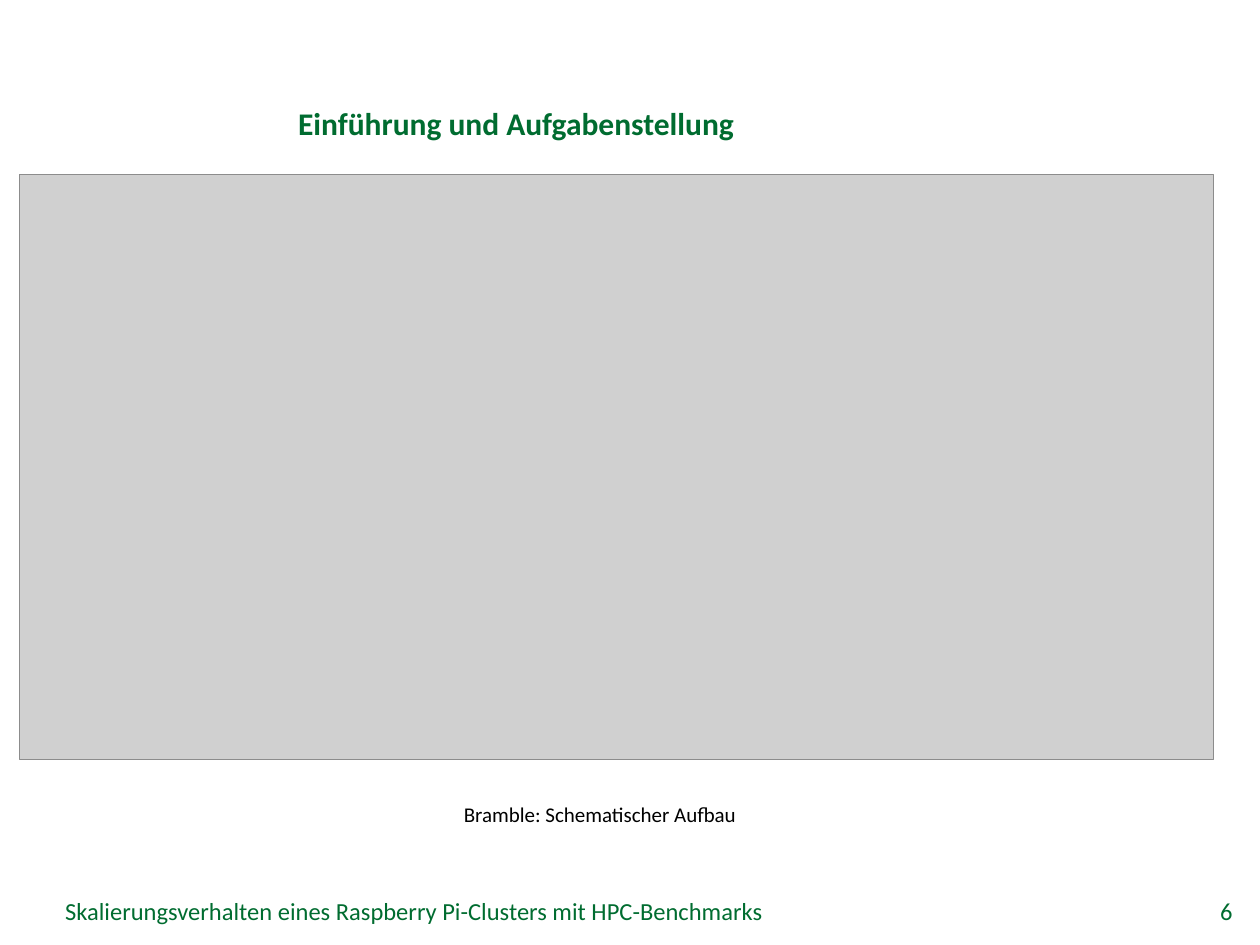
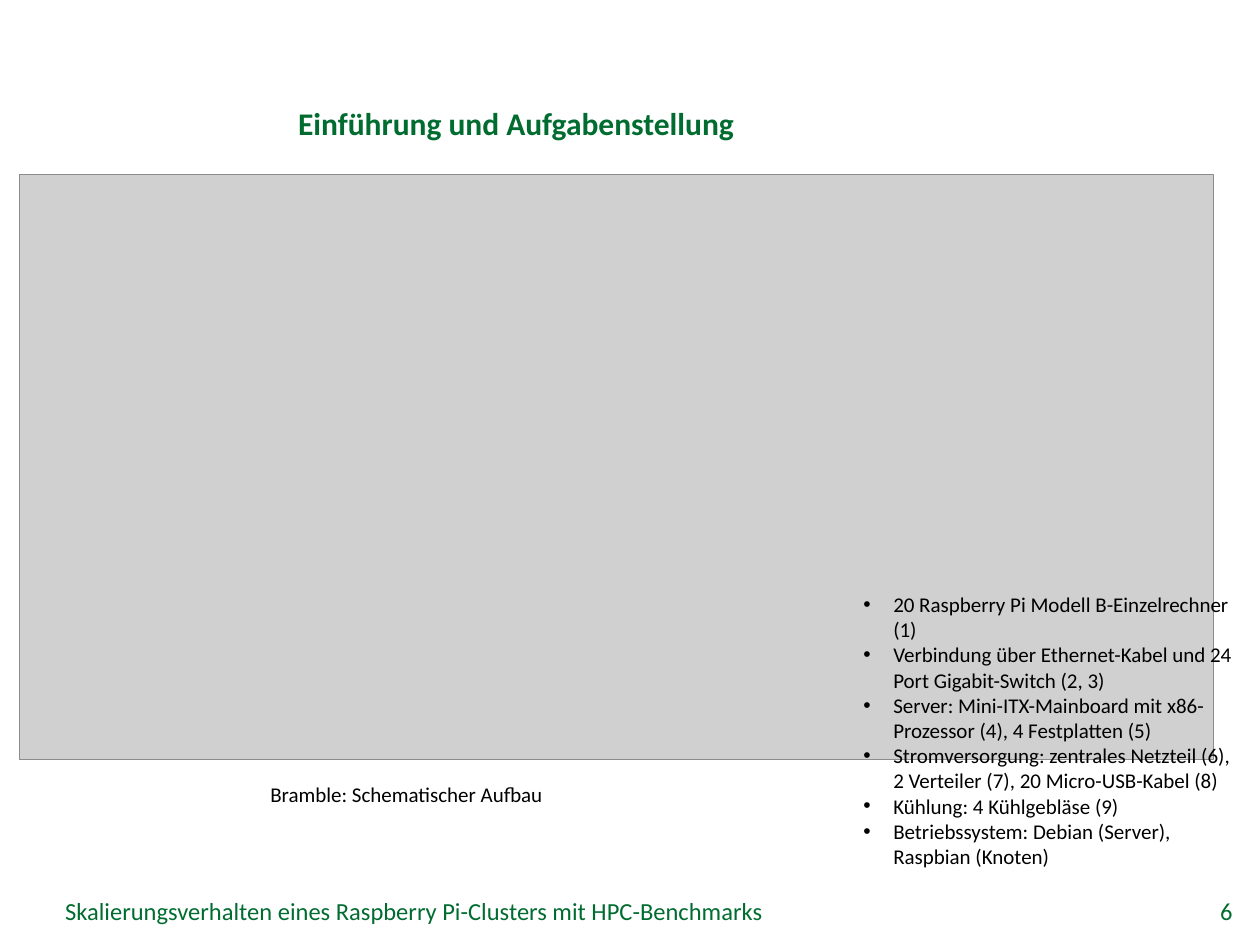
Before and after one commit to missgreenwood/bachelor-arbeit, a slide deck: slide 6 of Disputation/grei14.pptx. Drawn at 1260x945 pixels with LibreOffice and Linux fonts; fonts in the diff are those of the drawing; grey boxes stand for pictures; background and template pictures are left out. Boxes give left, top, right and bottom in pixels: in the first picture for what was removed or moved away, otherwise in the second. Text is boxed around its words. In the diff, an @@ line names an element or a change of style, - is before the commit and + after.

```diff
--- a/Disputation/grei14.pptx
+++ b/Disputation/grei14.pptx
@@ text added at <box>893,594,1231,868</box>, 12 pt, text #000000 @@
+    • 20 Raspberry Pi Modell B-Einzelrechner (1)
+    • Verbindung über Ethernet-Kabel und 24 Port Gigabit-Switch (2, 3)
+    • Server: Mini-ITX-Mainboard mit x86-Prozessor (4), 4 Festplatten (5)
+    • Stromversorgung: zentrales Netzteil (6), 2 Verteiler (7), 20 Micro-USB-Kabel (8)
+    • Kühlung: 4 Kühlgebläse (9)
+    • Betriebssystem: Debian (Server), Raspbian (Knoten)
@@ text "Bramble: Schematischer Aufbau": place and size @@
-text "Bramble: Schematischer Aufbau" at <box>464,807,736,822</box>
+text "Bramble: Schematischer Aufbau" at <box>270,787,543,802</box>
```
Also in this commit, not shown: 9 other slides changed, 1 other file.
